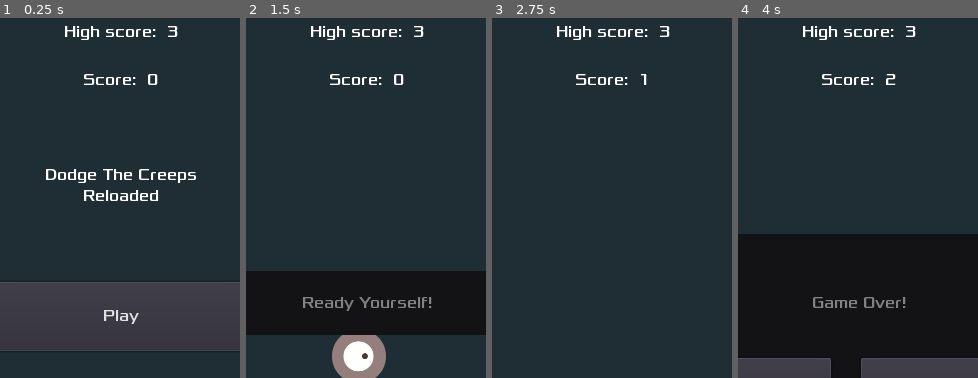
Above: before the commit, frames 1-4 (left to right).
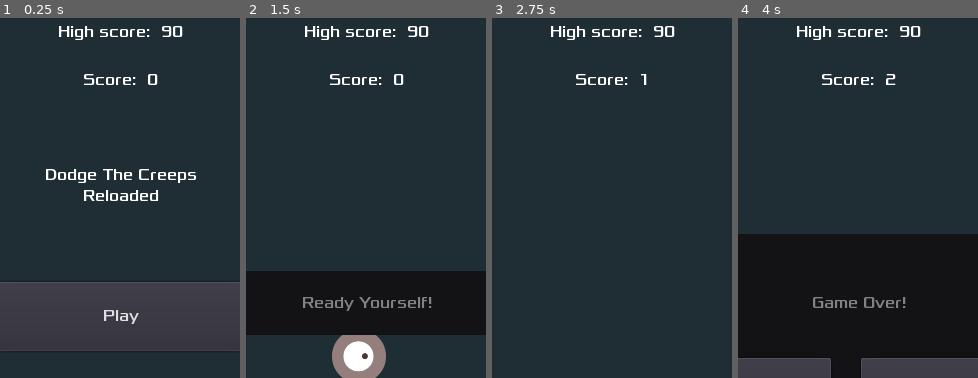
Above: after the commit, the same moments.

Repository: AlixBarreaux/dodge-the-beasties
Game: Godot game, scene res://Scenes/Main.tscn
Same seed, same stepped clock (60 frames per second), same inputs: the game is played once before the commit and once after it.
Inputs:
- Up to frame 1 (0.25 s): no input
- Up to frame 2 (1.5 s): click "Play" at 0.5 s; tap Enter at 1.25 s; hold D (move_right) from 1.28 s (still down)
- Up to frame 3 (2.75 s): release D (move_right) at 2.03 s; hold S (move_down) from 2.03 s (still down)
- Up to frame 4 (4 s): release S (move_down) at 2.78 s; hold D (move_right) 2.78-3.53 s; hold Z (move_up) from 3.53 s (still down)
The pictures show only the part of the screen within x 25-75%, y 3-53%; the shares and areas given below are measured in that part.

The runs differ from the first frame. In frame 1, 0.8% of the frame differs, in the area x 24-77%, y 2-7%; in frame 2, 0.8%; in frame 3, 0.8%; in frame 4, 0.8%.

Commit message:
Add audio buses and set them on the audiostream players

Diff:
--- a/Miscellaneous/default_bus_layout.tres
+++ b/Miscellaneous/default_bus_layout.tres
@@ -1,3 +1,15 @@
 [gd_resource type="AudioBusLayout" format=2]
 
 [resource]
+bus/1/name = "SFX"
+bus/1/solo = false
+bus/1/mute = false
+bus/1/bypass_fx = false
+bus/1/volume_db = 0.0
+bus/1/send = "Master"
+bus/2/name = "Music"
+bus/2/solo = false
+bus/2/mute = false
+bus/2/bypass_fx = false
+bus/2/volume_db = 0.0
+bus/2/send = "Master"
--- a/Scenes/Main.tscn
+++ b/Scenes/Main.tscn
@@ -47,10 +47,11 @@
 
 [node name="Music" type="AudioStreamPlayer" parent="."]
 stream = ExtResource( 5 )
-stream_paused = true
+bus = "Music"
 
 [node name="DeathSound" type="AudioStreamPlayer" parent="."]
 stream = ExtResource( 6 )
+bus = "SFX"
 
 [connection signal="timeout" from="MobTimer" to="." method="_on_MobTimer_timeout"]
 [connection signal="hit" from="Player" to="." method="game_over"]
--- a/Scripts/main.gd
+++ b/Scripts/main.gd
@@ -5,7 +5,7 @@
 
 
 export var mob_scene: PackedScene = null
-export var default_high_score_value: int = 3
+export var default_high_score_value: int = 90
 
 var score: int = 0
 onready var high_score: int = load_high_score()
